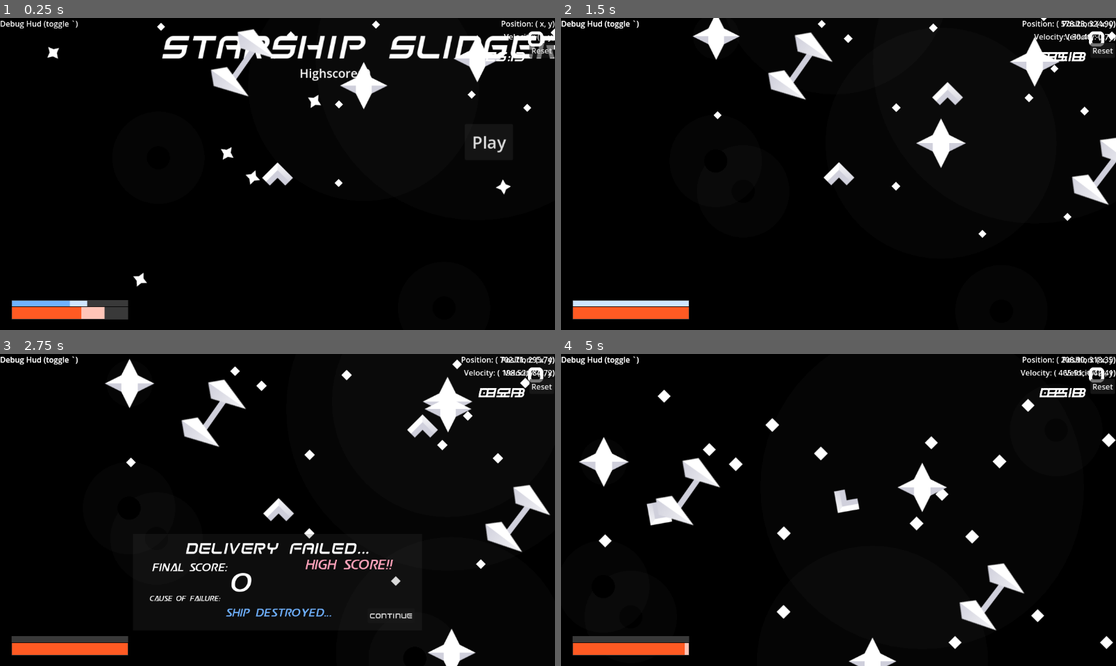
Above: before the commit, frames 1-4 (two rows, left to right).
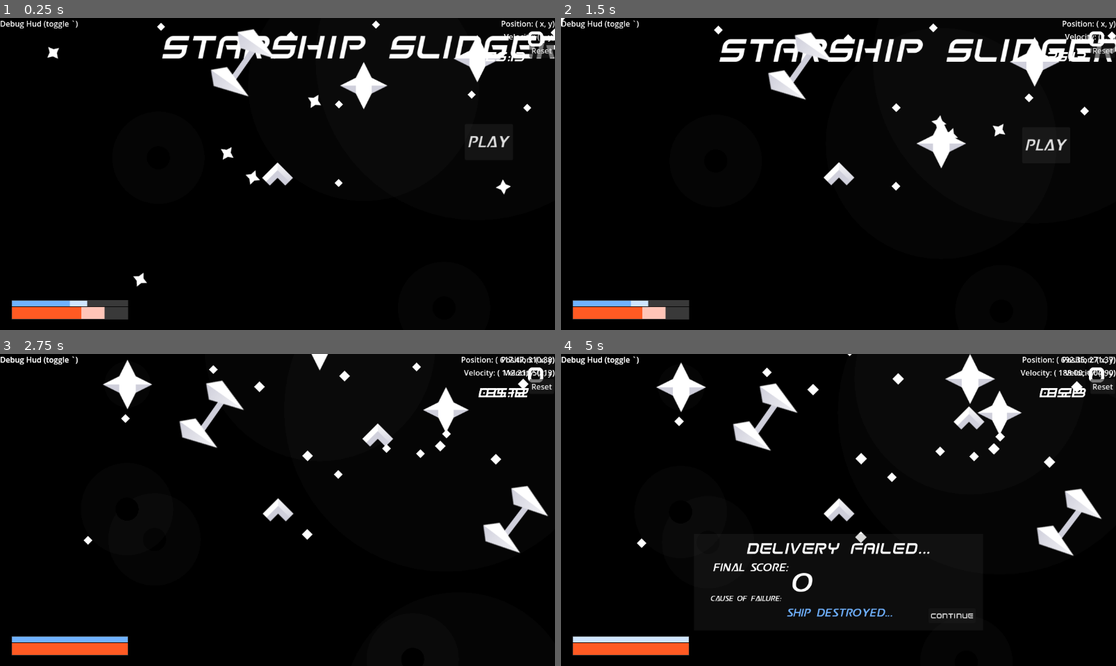
Above: after the commit, the same moments.

Repository: SpaceDemonMars/Spaceship-Slinger
Game: Godot game, scene res://Levels/dev_testing.tscn
Same seed, same stepped clock (60 frames per second), same inputs: the game is played once before the commit and once after it.
Inputs (mouse positions are in pixels of both pictures, inside the frame that each line leads up to):
- Up to frame 1 (0.25 s): no input
- Up to frame 2 (1.5 s): click "Play" at 0.5 s; click "Continue" at 1.25 s
- Up to frame 3 (2.75 s): click (477, 488) at 2 s, where only the run after the commit has a clickable "Play"
- Up to frame 4 (5 s): click (949, 616) at 2.75 s, where only the run before the commit has a clickable "Continue"; hold Right (Right) 3.53-4.28 s; hold Down (ThrustBackwards) from 4.28 s (still down)

The runs differ from the first frame. In frame 1, 0.4% of the frame differs, in the area x 54-92%, y 16-44%; in frame 2, 5.0%; in frame 3, 5.5%; in frame 4, 10%, in the area x 2-100%, y 0-100%.
Error in both runs: Invalid access to property or key 'hud' on a base object of type 'Control (main_menu.gd)'. (res://Scripts/player_movement.gd:84)

Commit message:
Buttons Player to Main Menu

Diff:
--- a/starship-slinger/Scenes/main_menu.tscn
+++ b/starship-slinger/Scenes/main_menu.tscn
@@ -1,8 +1,9 @@
-[gd_scene load_steps=4 format=3 uid="uid://c2r0latlm48ma"]
+[gd_scene load_steps=5 format=3 uid="uid://c2r0latlm48ma"]
 
 [ext_resource type="Script" uid="uid://blbayg4v6dk1s" path="res://Scripts/main_menu.gd" id="1_28flt"]
 [ext_resource type="FontFile" uid="uid://c1j31hw84v67m" path="res://Fonts/space-frigate-font/SpaceFrigateItalic-2vEW.ttf" id="2_1ehe0"]
-[ext_resource type="PackedScene" path="res://Objects/obj_menustars.tscn" id="3_1ehe0"]
+[ext_resource type="PackedScene" uid="uid://d1d1lurvlepja" path="res://Objects/obj_menustars.tscn" id="3_1ehe0"]
+[ext_resource type="FontFile" uid="uid://bh6gp3eaf2n87" path="res://Fonts/snail-mail-ldo-font/SnailMailLdo-Wyav.ttf" id="3_ce3w2"]
 
 [node name="MainMenuRoot" type="Control"]
 layout_mode = 3
@@ -54,7 +55,8 @@
 offset_bottom = -17.0
 grow_horizontal = 2
 grow_vertical = 2
-theme_override_font_sizes/font_size = 25
+theme_override_fonts/font = ExtResource("3_ce3w2")
+theme_override_font_sizes/font_size = 35
 text = "Highscore: 0"
 horizontal_alignment = 2
 
@@ -71,6 +73,7 @@
 offset_bottom = 146.0
 grow_horizontal = 2
 grow_vertical = 2
+theme_override_fonts/font = ExtResource("3_ce3w2")
 theme_override_font_sizes/font_size = 35
 action_mode = 0
 text = "Play"
@@ -81,6 +84,7 @@
 offset_top = 20.0
 offset_right = 106.0
 offset_bottom = 56.0
+theme_override_fonts/font = ExtResource("3_ce3w2")
 theme_override_font_sizes/font_size = 20
 action_mode = 0
 text = "Settings"
--- a/starship-slinger/Scripts/Menus/win_screen.gd
+++ b/starship-slinger/Scripts/Menus/win_screen.gd
@@ -56,6 +56,7 @@
 	GameManager.settingsOpen = false;
 	get_tree().paused = GameManager.settingsOpen
 	GameManager.gameTimer = 0.0
+	GameManager.goToMainMenu() #TODO: have this load next level instead of main menu
 	queue_free()
 
 
--- a/starship-slinger/Scripts/lose_screen.gd
+++ b/starship-slinger/Scripts/lose_screen.gd
@@ -10,7 +10,8 @@
 var causeText := ["",
 	"Ship Destroyed...",
 	"Exceeded Time Limit...",
-	"Out of Fuel..."]
+	"Out of Fuel...",
+	"Delivery Abandoned..."]
 
 # score = score for delivery
 func popupInit(isHScore : bool = false, cause : int = GameManager.LossCause.NONE) -> void:
@@ -32,7 +33,7 @@
 	GameManager.settingsOpen = false;
 	get_tree().paused = GameManager.settingsOpen
 	GameManager.gameTimer = 0.0
-	#TODO: make this send u to main menu
+	GameManager.goToMainMenu()
 	queue_free()
 
 
--- a/starship-slinger/Scripts/m_gameManager.gd
+++ b/starship-slinger/Scripts/m_gameManager.gd
@@ -34,11 +34,7 @@
 func _ready():
 	load_levels()
 	#load level
-	activeLevel = mainMenu.instantiate() as Node
-	add_child(activeLevel)
-	isInMenu = true
-	#sync hud
-	#activeLevel.lvl.hud.setTimer(gameTimer)
+	goToMainMenu()
 
 func _process(delta: float) -> void:
 	get_tree().paused = settingsOpen
@@ -81,12 +77,12 @@
 
 
 func checkBestScore() -> bool:
-	if (levelScore > bestScore) :
+	if (levelScore > bestScore and levelScore != 0) :
 		bestScore = levelScore
 		return true
 	return false
 func checkHighScore() -> bool:
-	if (totalScore >= highScore) :
+	if (totalScore >= highScore and totalScore != 0) :
 		highScore = totalScore
 		return true
 	return false
@@ -106,8 +102,18 @@
 	NONE  = 0,
 	DEATH = 1,
 	SLOW = 2,
-	SOFTLOCK = 3 }
+	SOFTLOCK = 3,
+	ABANDONED = 4 }
 func playerLost(cause : int = LossCause.NONE):
 	var lose = loseScreen.instantiate() as CanvasLayer
 	add_child(lose)
 	lose.popupInit(checkHighScore(), cause)
+
+
+func goToMainMenu():
+
+	var menu = mainMenu.instantiate() as Node
+	add_child(menu)
+	if (activeLevel): activeLevel.queue_free()
+	activeLevel = menu
+	isInMenu = true
--- a/starship-slinger/Scripts/main_menu.gd
+++ b/starship-slinger/Scripts/main_menu.gd
@@ -2,17 +2,22 @@
 
 
 var playScene
+@onready var settingsButton = $Settings
+@onready var playButton = $Play
+@onready var highScore = $Highscore
 
 # Called when the node enters the scene tree for the first time.
 func _ready() -> void:
-	$Highscore.text = 'Highscore: ' + str(GameManager.highScore)
+	if (GameManager.highScore > 0) :
+		highScore.text = 'Highscore: ' + str(GameManager.highScore)
+	else : highScore.visible = false
 	playScene = GameManager.allLevels[0]
 
 
 # Called every frame. 'delta' is the elapsed time since the previous frame.
 func _process(_delta: float) -> void:
-	$Settings.visible = !GameManager.settingsOpen
-	$Play.visible = !GameManager.settingsOpen
+	settingsButton.visible = !GameManager.settingsOpen
+	playButton.visible = !GameManager.settingsOpen
 
 func change_scene():
 	#currently defaults to dev_testing, change this in final
--- a/starship-slinger/Scripts/settings.gd
+++ b/starship-slinger/Scripts/settings.gd
@@ -10,6 +10,8 @@
 	setSlider($ColorRect/BackgroundMusic/HSlider, GameManager.bgmVol)
 	setLabel($ColorRect/SFXVolume/label, 'SFX Volume', GameManager.sfxVol)
 	setSlider($ColorRect/SFXVolume/HSlider, GameManager.sfxVol)
+
+	if (GameManager.isInMenu): $ColorRect/Abandon.visible = false
 
 
 # Called every frame. 'delta' is the elapsed time since the previous frame.
@@ -42,3 +44,4 @@
 func _on_abandon_pressed() -> void:
 	#end current run
 	closeSettingsMenu()
+	GameManager.playerLost(GameManager.LossCause.ABANDONED)
